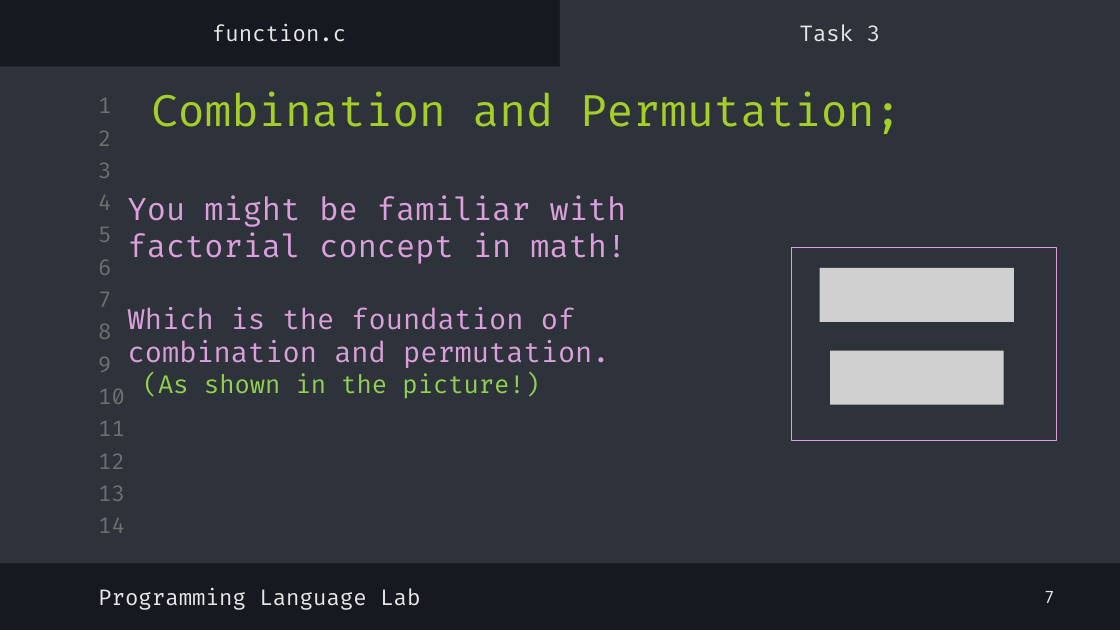
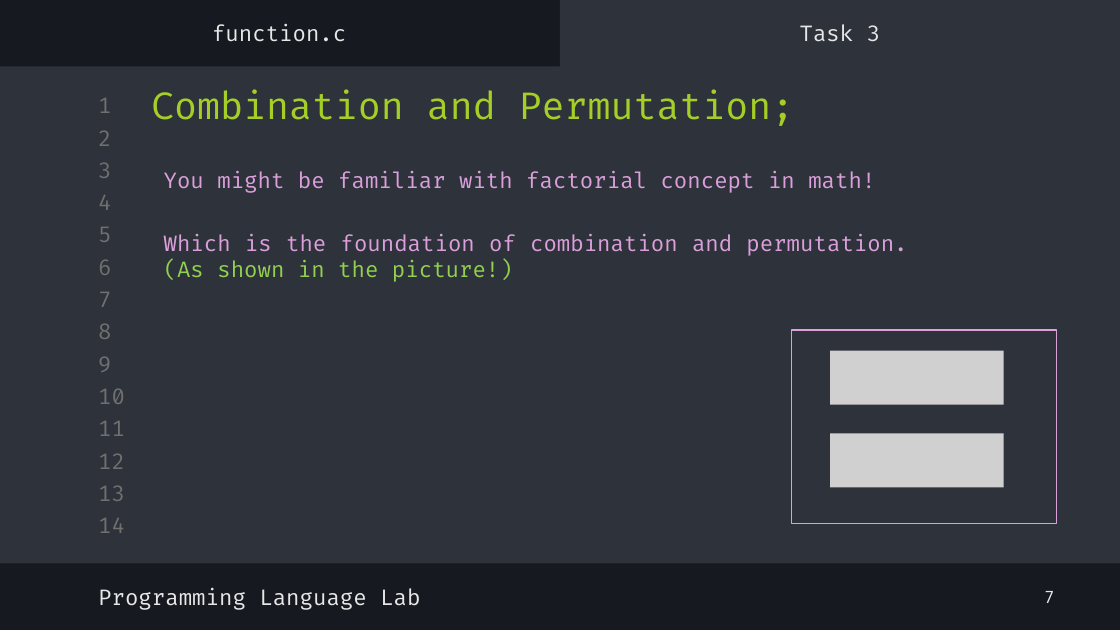
Before and after one commit to shayan-naghizadeh/C-Lab-AUT, a slide deck: slide 9 of slides/6.Function/Function.pptx. Drawn at 1120x630 pixels with LibreOffice and Linux fonts; fonts in the diff are those of the drawing; grey boxes stand for pictures. Boxes give left, top, right and bottom in pixels: in the first picture for what was removed or moved away, otherwise in the second. Text is boxed around its words. In the diff, an @@ line names an element or a change of style, - is before the commit and + after.

```diff
--- a/slides/6.Function/Function.pptx
+++ b/slides/6.Function/Function.pptx
@@ title "Combination and Permutation;" at box(151, 89, 795, 126): size 28 to 24 pt @@
@@ text "You might be familiar with ...": place and size @@
-text "You might be familiar with ..." at box(128, 195, 627, 399)
+text "You might be familiar with ..." at box(164, 171, 907, 282)
@@ text at box(164, 171, 875, 193): size 20 to 14 pt in "You might be familiar with factorial concept ..."; alignment left to justified @@
@@ text at box(164, 234, 907, 282): text changed; size 18 to 14 pt @@
-Which is the foundation of combination and permutation.
-(As shown in the picture!)
+Which is the foundation of combination and permutation. (As shown in the picture!)
@@ picture removed at box(820, 268, 1014, 321) @@
@@ rectangle: place and size @@
-rectangle at box(792, 248, 1056, 441)
+rectangle at box(792, 330, 1056, 524)
@@ picture added at box(830, 433, 1004, 487) @@
```
Also in this commit, not shown: 6 other slides changed, 3 other files.
